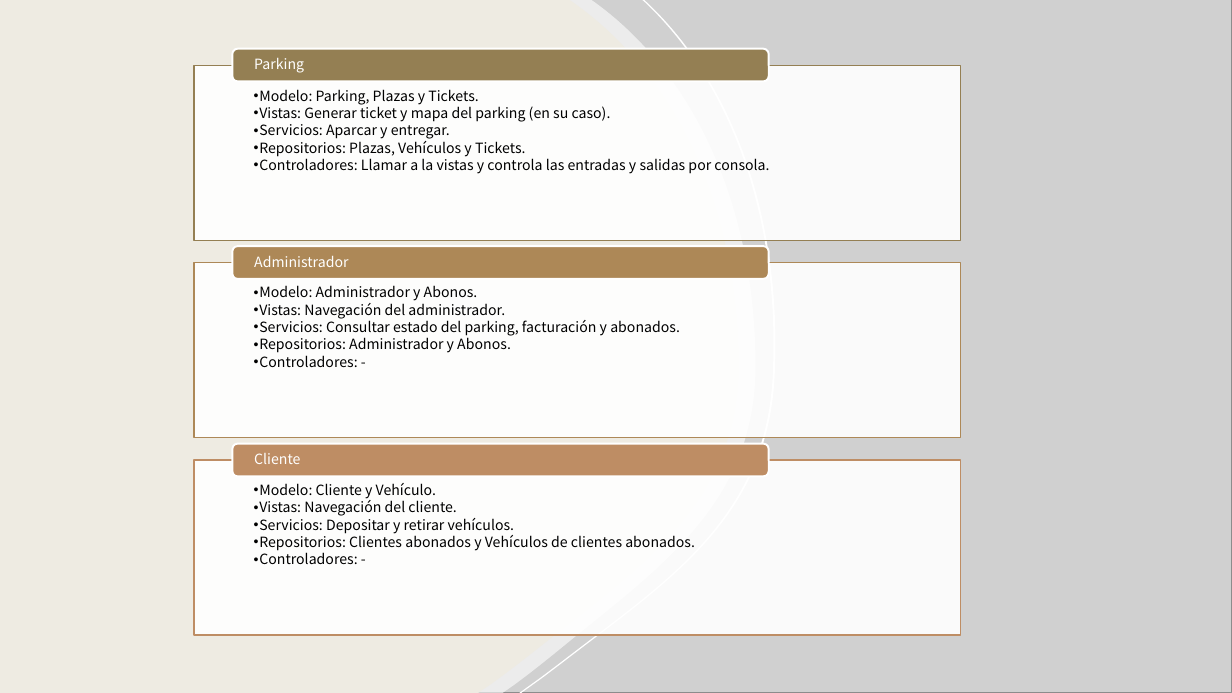
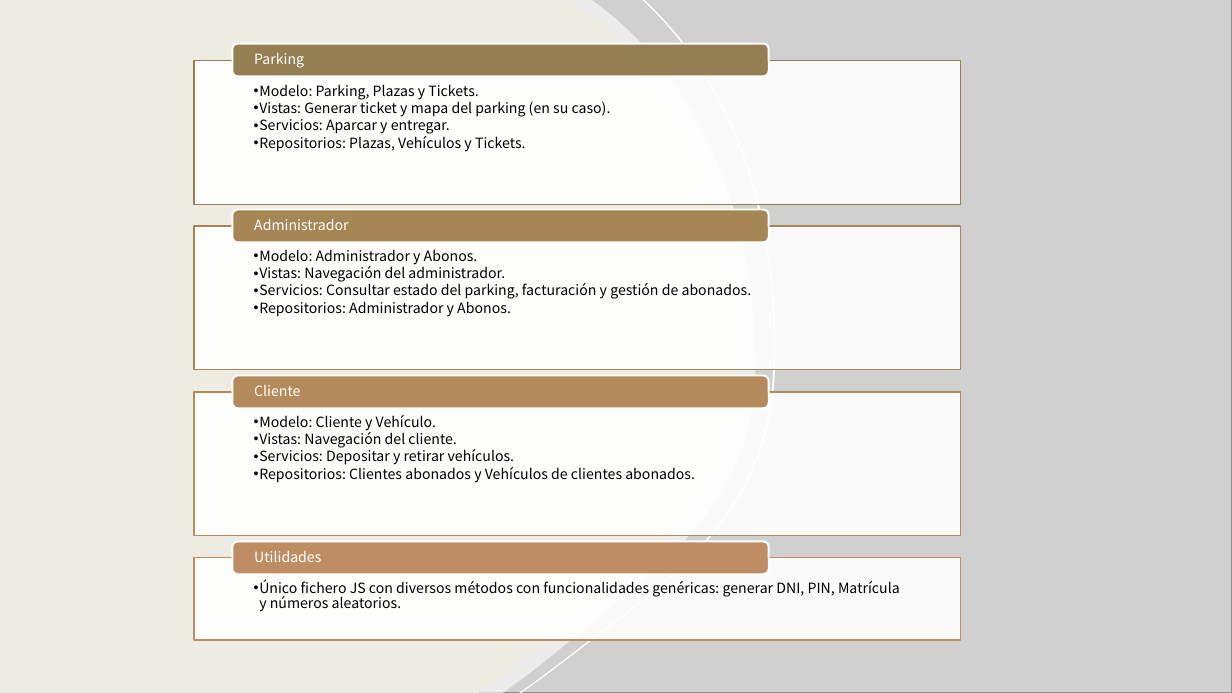
Before and after one commit to danielcdc/Parking-JS, a slide deck: slide 1 of Estructura de ficheros.pptx. Drawn at 1232x693 pixels with LibreOffice and Linux fonts; fonts in the diff are those of the drawing; grey boxes stand for pictures. Boxes give left, top, right and bottom in pixels: in the first picture for what was removed or moved away, otherwise in the second. Text is boxed around its words. In the diff, an @@ line names an element or a change of style, - is before the commit and + after.

Commit message:
Actualizado la imagen de  estructura de ficheros para una mejor visión global del proyecto y eliminada una carpeta vacía innecesaria del proyecto.

```diff
--- a/Estructura de ficheros.pptx
+++ b/Estructura de ficheros.pptx
@@ rounded rectangle: place and size @@
-rounded rectangle at (232, 49, 769, 82)
+rounded rectangle at (232, 43, 769, 77)
@@ text "Parking": place and size @@
-text "Parking" at (254, 58, 304, 73)
+text "Parking" at (254, 53, 304, 68)
@@ rectangle: place and size @@
-rectangle at (194, 66, 960, 240)
+rectangle at (194, 61, 960, 204)
@@ text at (254, 156, 769, 174): paragraph removed @@
-  • Controladores: Llamar a la vistas y controla las entradas y salidas por consola.
@@ text "Modelo: Administrador y Abonos.": place and size @@
-text "Modelo: Administrador y Abonos." at (254, 285, 680, 367)
+text "Modelo: Administrador y Abonos." at (254, 249, 752, 317)
@@ rectangle: place and size @@
-rectangle at (194, 262, 960, 437)
+rectangle at (194, 226, 960, 370)
@@ rectangle at (194, 226, 960, 370): outline #AD8857 1 pt to #A68655 1 pt @@
@@ rounded rectangle: place and size @@
-rounded rectangle at (232, 246, 769, 279)
+rounded rectangle at (232, 210, 769, 243)
@@ rounded rectangle at (232, 210, 769, 243): fill #AD8857 to #A68655 @@
@@ text "Administrador": place and size @@
-text "Administrador" at (254, 256, 348, 267)
+text "Administrador" at (254, 219, 348, 230)
@@ text at (254, 283, 752, 299): text changed @@
-  • Servicios: Consultar estado del parking, facturación y abonados.
+  • Servicios: Consultar estado del parking, facturación y gestión de abonados.
@@ text at (254, 355, 358, 367): paragraph removed @@
-  • Controladores: -
@@ text "Cliente": place and size @@
-text "Cliente" at (254, 453, 300, 464)
+text "Cliente" at (254, 385, 300, 396)
@@ text "Modelo: Cliente y Vehículo.": place and size @@
-text "Modelo: Cliente y Vehículo." at (254, 483, 695, 564)
+text "Modelo: Cliente y Vehículo." at (254, 415, 695, 483)
@@ rectangle: place and size @@
-rectangle at (194, 460, 960, 635)
+rectangle at (194, 558, 960, 640)
@@ rounded rectangle: place and size @@
-rounded rectangle at (232, 444, 769, 477)
+rounded rectangle at (232, 542, 769, 575)
@@ text at (254, 552, 358, 564): paragraph removed @@
-  • Controladores: -
@@ group added at (194, 375, 960, 612): 2 texts, 1 rectangle, 1 rounded rectangle @@
+  • Único fichero JS con diversos métodos con funcionalidades genéricas: generar DNI, PIN, Matrícula y números aleatorios.
+Utilidades
```
Also in this commit, not shown: 2 other files.
